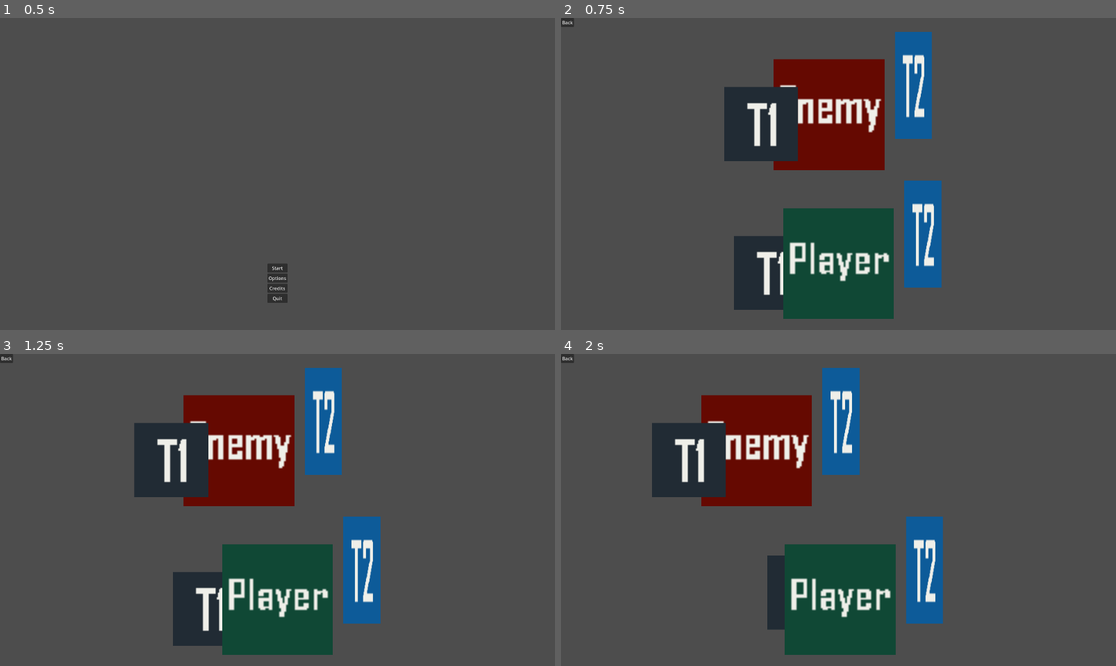
Above: before the commit, frames 1-4 (two rows, left to right).
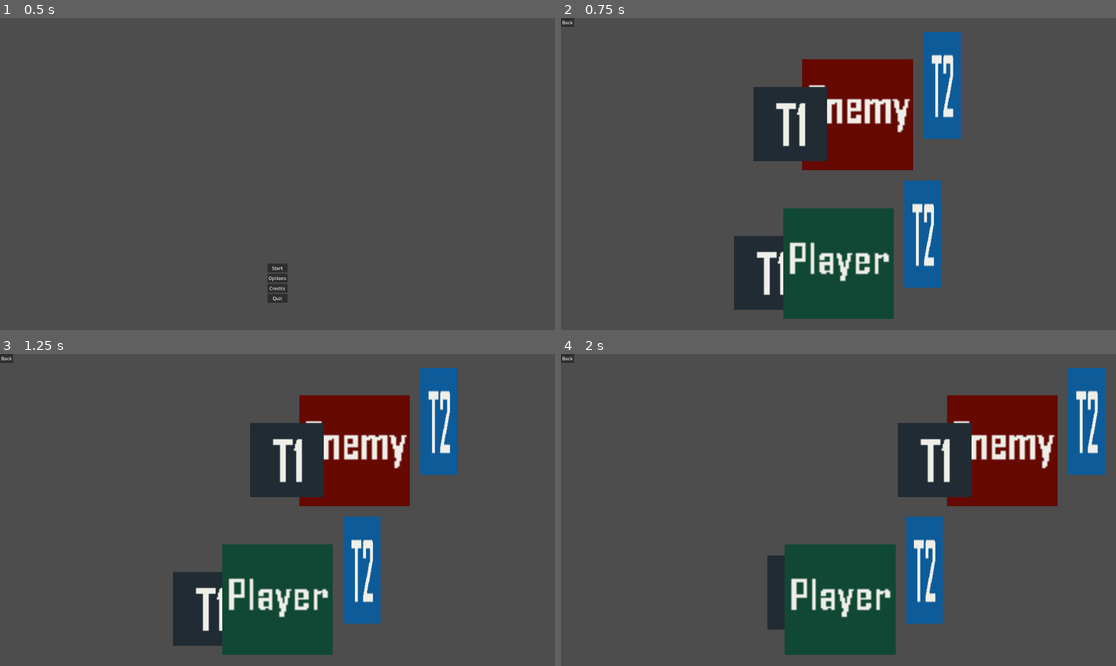
Above: after the commit, the same moments.

Repository: sentientfish/brackygamejam20251
Game: Godot game, scene res://scenes/menu.tscn
Same seed, same stepped clock (60 frames per second), same inputs: the game is played once before the commit and once after it.
Inputs:
- Up to frame 1 (0.5 s): no input
- Up to frame 2 (0.75 s): click "Start" at 0.5 s
- Up to frame 3 (1.25 s): no input
- Up to frame 4 (2 s): hold D (move_right) from 1.28 s (still down); hold J (block) from 1.28 s (still down); tap K (attack) at 1.35 s

Frame 1 is identical in both runs. In frame 2, 8.8% of the frame differs, in the area x 29-73%, y 4-49%; in frame 3, 19%; in frame 4, 23%, in the area x 16-99%, y 4-49%.

Commit message:
make coward enemy panic behavior

Diff:
--- a/project.godot
+++ b/project.godot
@@ -18,6 +18,7 @@
 [autoload]
 
 Enums="*res://scripts/enums.gd"
+Globals="*res://scripts/globals.gd"
 
 [display]
 
--- a/scenes/arena.tscn
+++ b/scenes/arena.tscn
@@ -34,11 +34,11 @@
 physics_material_override = SubResource("PhysicsMaterial_40apj")
 
 [node name="LeftBoundary" type="CollisionShape2D" parent="ArenaBoundary"]
-position = Vector2(0, 590)
+position = Vector2(50, 590)
 shape = SubResource("WorldBoundaryShape2D_bq4ab")
 
 [node name="RightBoundary" type="CollisionShape2D" parent="ArenaBoundary"]
-position = Vector2(1920, 590)
+position = Vector2(1870, 590)
 rotation = -3.14159
 shape = SubResource("WorldBoundaryShape2D_bq4ab")
 
--- a/scenes/enemy.gd
+++ /dev/null
@@ -1,41 +0,0 @@
-extends CharacterBody2D
-
-const SPEED = 300.0
-
-# TODO: have a global variable for each direction?
-var blocking: Array = [false, false, false]
-
-# temporary dummy movement
-var move_direction: int = -1
-
-# Enemy Base Stats
-@export var stat_health: float = 300.0
-@export var stat_attack: float = 50.0
-@export var stat_block_damage: float = 0.0
-@export var stat_speed: float = 200.0
-
-# Enemy Current Stats
-@export var current_health: float = stat_health
-@export var current_attack: float = stat_attack
-@export var current_block_damage: float = stat_block_damage
-@export var current_speed: float = stat_speed
-
-func _physics_process(delta: float) -> void:
-	velocity.x = move_direction * stat_speed
-
-	var collision_info = move_and_collide(velocity * delta)
-	if collision_info:
-		move_direction *= -1
-
-func attacked(damage: int, action_direction: Enums.ActionDirection):
-	print("Enemy being attacked! damage " + str(damage) + ", direction: " +
-		Enums.ActionDirection.keys()[action_direction])
-	if (blocking[int(action_direction) - 1]):
-		print("Enemy blocked the attack!")
-	else:
-		print("Enemy hit!")
-		current_health -= damage
-		print("Current enemy health: " + str(current_health))
-		if (current_health <= 0):
-			print("Enemy died!")
-			queue_free()
--- a/scenes/enemy.tscn
+++ b/scenes/enemy.tscn
@@ -1,6 +1,6 @@
-[gd_scene load_steps=14 format=3 uid="uid://d2keyc5bivfqk"]
+[gd_scene load_steps=15 format=3 uid="uid://d2keyc5bivfqk"]
 
-[ext_resource type="Script" path="res://scenes/enemy.gd" id="1_kk3if"]
+[ext_resource type="Script" path="res://scripts/enemy.gd" id="1_kk3if"]
 [ext_resource type="Texture2D" uid="uid://dgrrgxn2a68dh" path="res://assets/T1.png" id="1_w0bkb"]
 [ext_resource type="Texture2D" uid="uid://do5e3pqn8482x" path="res://assets/T2.png" id="2_pxj2k"]
 [ext_resource type="Texture2D" uid="uid://bsdfujx6bqklb" path="res://assets/Enemy.png" id="3_i5708"]
@@ -15,15 +15,18 @@
 size = Vector2(192, 76)
 
 [sub_resource type="RectangleShape2D" id="RectangleShape2D_pnjpe"]
-size = Vector2(239, 42)
+size = Vector2(150, 42)
 
 [sub_resource type="RectangleShape2D" id="RectangleShape2D_yebrp"]
-size = Vector2(239.25, 42)
+size = Vector2(150, 42)
 
 [sub_resource type="RectangleShape2D" id="RectangleShape2D_ag5ug"]
-size = Vector2(239, 42)
+size = Vector2(150, 42)
 
 [sub_resource type="RectangleShape2D" id="RectangleShape2D_bu8gv"]
+size = Vector2(192, 192)
+
+[sub_resource type="RectangleShape2D" id="RectangleShape2D_5orx6"]
 size = Vector2(192, 192)
 
 [sub_resource type="Animation" id="Animation_4cd7i"]
@@ -95,10 +98,21 @@
 position = Vector2(0, 320)
 shape = SubResource("RectangleShape2D_ag5ug")
 
-[node name="CollisionShape2D" type="CollisionShape2D" parent="."]
+[node name="EnemyCollision" type="CollisionShape2D" parent="."]
 shape = SubResource("RectangleShape2D_bu8gv")
+
+[node name="EnemyArea" type="Area2D" parent="."]
+
+[node name="EnemyAreaShape" type="CollisionShape2D" parent="EnemyArea"]
+shape = SubResource("RectangleShape2D_5orx6")
 
 [node name="AnimationPlayer" type="AnimationPlayer" parent="."]
 libraries = {
 "": SubResource("AnimationLibrary_nr4rx")
 }
+
+[node name="PanicRunTimer" type="Timer" parent="."]
+wait_time = 1.5
+
+[connection signal="body_entered" from="EnemyArea" to="." method="_on_enemy_area_body_entered"]
+[connection signal="timeout" from="PanicRunTimer" to="." method="_on_panic_run_timer_timeout"]
--- a/scenes/player.tscn
+++ b/scenes/player.tscn
@@ -15,16 +15,16 @@
 size = Vector2(192, 76)
 
 [sub_resource type="RectangleShape2D" id="RectangleShape2D_xdwk7"]
-size = Vector2(238, 42)
+size = Vector2(150, 42)
 
 [sub_resource type="RectangleShape2D" id="RectangleShape2D_2hsp2"]
-size = Vector2(238.5, 42)
+size = Vector2(150, 42)
 
 [sub_resource type="RectangleShape2D" id="RectangleShape2D_bkjqc"]
-size = Vector2(237.75, 41.5)
+size = Vector2(150, 41.5)
 
 [sub_resource type="RectangleShape2D" id="RectangleShape2D_xox8q"]
-size = Vector2(192, 192)
+size = Vector2(185, 185)
 
 [sub_resource type="Animation" id="Animation_lld8y"]
 length = 0.001
@@ -298,7 +298,7 @@
 scale = Vector2(3, 3)
 texture = ExtResource("4_j8ytr")
 
-[node name="CollisionShape2D" type="CollisionShape2D" parent="."]
+[node name="PlayerCollision" type="CollisionShape2D" parent="."]
 shape = SubResource("RectangleShape2D_xox8q")
 
 [node name="AnimationPlayer" type="AnimationPlayer" parent="."]
--- /dev/null
+++ b/scripts/enemy.gd
@@ -0,0 +1,88 @@
+extends CharacterBody2D
+
+# Enemy Base Stats
+@export var stat_health: float = 300.0
+@export var stat_attack: float = 50.0
+@export var stat_block_damage: float = 0.0
+@export var stat_speed: float = 400.0
+
+# Enemy Current Stats
+@export var current_health: float = stat_health
+@export var current_attack: float = stat_attack
+@export var current_block_damage: float = stat_block_damage
+@export var current_speed: float = stat_speed
+
+# TODO: have a global variable for each direction?
+var blocking: Array = [false, false, false]
+var panicking: bool = false
+var panic_run_direction: int = 0
+var panic_timer: Timer = null
+
+func _ready():
+	panic_timer = get_node("PanicRunTimer")
+
+func _physics_process(delta: float) -> void:
+	run_away()
+
+func run_away():
+	var enemy_x := position.x
+	var player_x := Globals.Player.position.x
+
+	var move_direction := 0
+	if (not panicking):
+		move_direction = 1
+		if (enemy_x - player_x < 0):
+			move_direction = -1
+	else:
+		move_direction = panic_run_direction
+
+	velocity.x = move_direction * current_speed
+	move_and_slide()
+
+func panic() -> int:
+	# get the longest distance we can run
+	# use that direction to run until panic timer signals
+	current_speed *= 2
+	var move_direction := 1
+	if (position.x > (1920 - position.x)):
+		move_direction = -1
+	return move_direction
+
+func cornered():
+	# randomly blocks
+	var block_direction: Enums.ActionDirection = Enums.ActionDirection.values()[randi() & 3]
+	block(block_direction)
+
+func attack(action_direction: Enums.ActionDirection):
+	pass
+
+func block(action_direction: Enums.ActionDirection):
+	pass
+
+func attacked(damage: int, action_direction: Enums.ActionDirection):
+	panicking = true
+	print("Enemy being attacked! damage " + str(damage) + ", direction: " +
+		Enums.ActionDirection.keys()[action_direction])
+	if (blocking[int(action_direction) - 1]):
+		print("Enemy blocked the attack!")
+		# attack back
+	else:
+		print("Enemy hit!")
+		current_health -= damage
+		print("Current enemy health: " + str(current_health))
+		if (current_health <= 0):
+			print("Enemy died!")
+			queue_free()
+
+	# Start PanicRunTimer
+	panic_run_direction = panic()
+	run_away()
+	panic_timer.start()
+
+func _on_enemy_area_body_entered(body: Node2D) -> void:
+	cornered()
+
+func _on_panic_run_timer_timeout() -> void:
+	panic_timer.stop()
+	panicking = false
+	current_speed = stat_speed
--- a/scripts/enums.gd
+++ b/scripts/enums.gd
@@ -4,5 +4,5 @@
 	NONE,
 	UP,
 	MIDDLE,
-	DOWN
+	DOWN,
 }
--- /dev/null
+++ b/scripts/globals.gd
@@ -0,0 +1,3 @@
+extends Node
+
+var Player: Node2D = null
--- a/scripts/player.gd
+++ b/scripts/player.gd
@@ -20,6 +20,9 @@
 @export var current_attack: float = stat_attack
 @export var current_block_damage: float = stat_block_damage
 @export var current_speed: float = stat_speed
+
+func _ready():
+	Globals.Player = self
 
 func _physics_process(delta: float) -> void:
 	process_player_input(delta)
@@ -48,10 +51,6 @@
 		unblock(action_direction)
 
 	move_and_slide()
-	for index in get_slide_collision_count():
-		var collision := get_slide_collision(index)
-		var body := collision.get_collider()
-		print("Player collided with: " + body.name)
 
 func attack(action_direction: Enums.ActionDirection):
 	print("Player attacking direction: " +
@@ -135,10 +134,13 @@
 			queue_free()
 
 func _on_sword_area_up_body_entered(body: Node2D) -> void:
-	body.attacked(stat_attack, Enums.ActionDirection.UP)
+	if ("enemy" in body.name.to_lower()):
+		body.attacked(stat_attack, Enums.ActionDirection.UP)
 
 func _on_sword_area_middle_body_entered(body: Node2D) -> void:
-	body.attacked(stat_attack, Enums.ActionDirection.MIDDLE)
+	if ("enemy" in body.name.to_lower()):
+		body.attacked(stat_attack, Enums.ActionDirection.MIDDLE)
 
 func _on_sword_area_down_body_entered(body: Node2D) -> void:
-	body.attacked(stat_attack, Enums.ActionDirection.DOWN)
+	if ("enemy" in body.name.to_lower()):
+		body.attacked(stat_attack, Enums.ActionDirection.DOWN)
